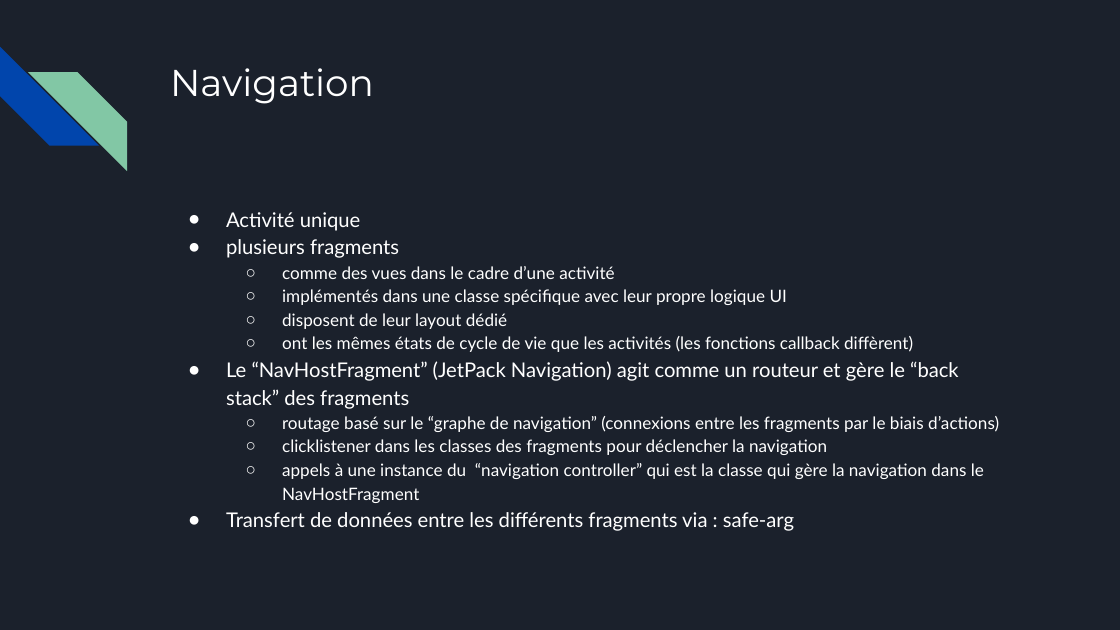
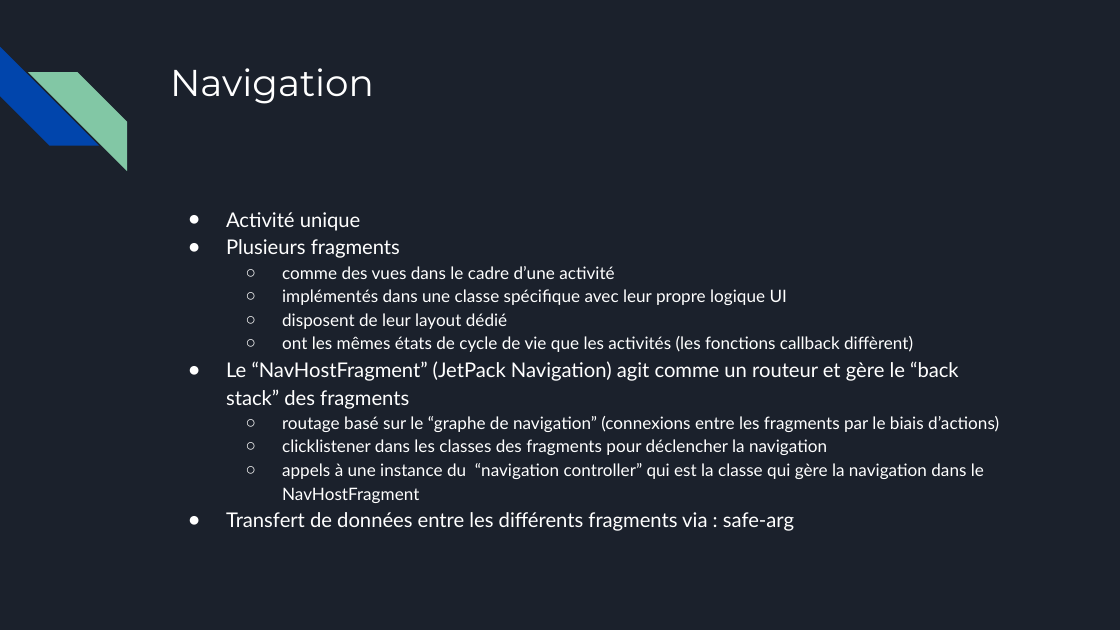
Before and after one commit to mofobo/food-scanner, a slide deck: slide 6 of presentation/food-scanner.pptx. Drawn at 1120x630 pixels with LibreOffice and Linux fonts; fonts in the diff are those of the drawing. Boxes give left, top, right and bottom in pixels: in the first picture for what was removed or moved away, otherwise in the second. Text is boxed around its words. In the diff, an @@ line names an element or a change of style, - is before the commit and + after.

Commit message:
Improve fragments description

```diff
--- a/presentation/food-scanner.pptx
+++ b/presentation/food-scanner.pptx
@@ text at (x1=226, y1=239, x2=409, y2=409): text changed @@
-● plusieurs fragments
+● Plusieurs fragments
```
Also in this commit, not shown: 5 other slides changed, 1 slide removed.
